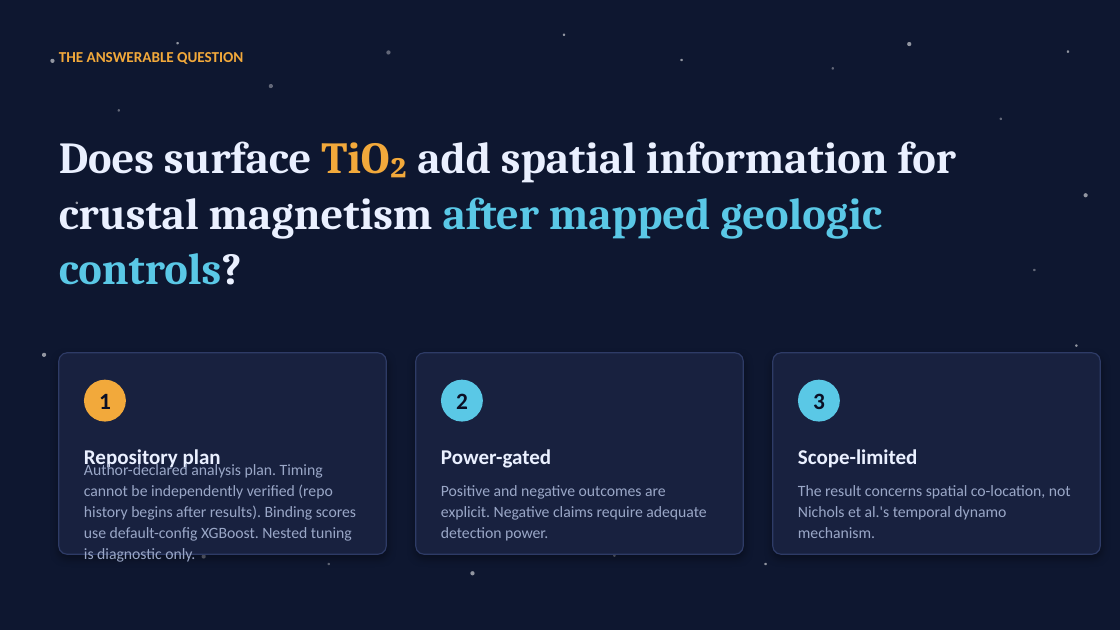
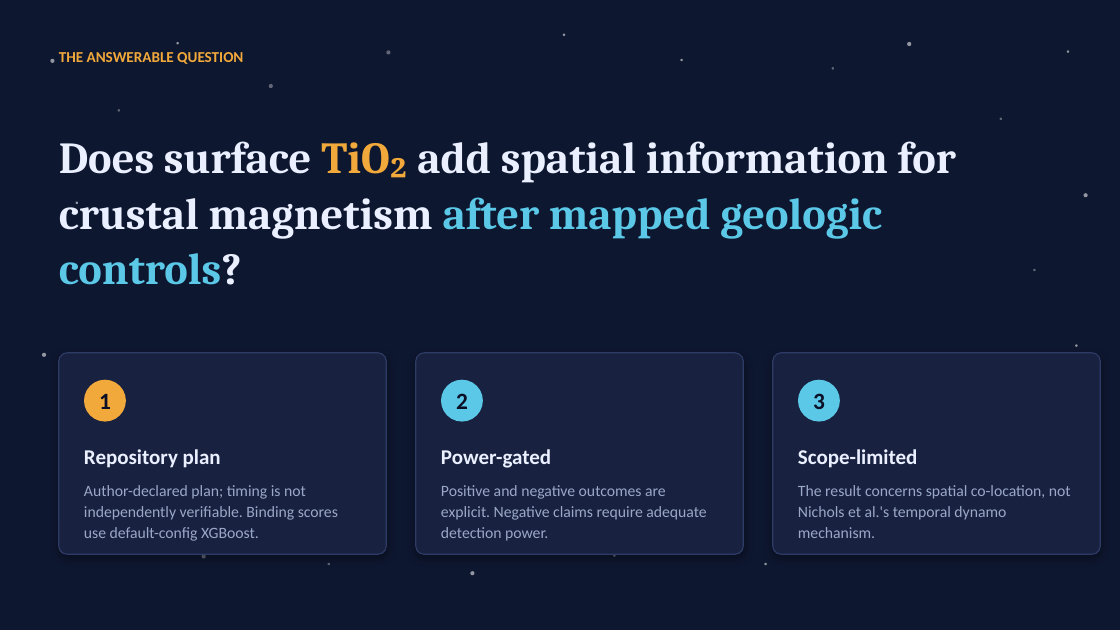
Before and after one commit to lemoon01110/Lunar-Titanium-Magnetism, a slide deck: slide 5 of Paper-and-Pitch/Pitch.pptx. Drawn at 1120x630 pixels with LibreOffice and Linux fonts; fonts in the diff are those of the drawing. Boxes give left, top, right and bottom in pixels: in the first picture for what was removed or moved away, otherwise in the second. Text is boxed around its words. In the diff, an @@ line names an element or a change of style, - is before the commit and + after.

```diff
--- a/Paper-and-Pitch/Pitch.pptx
+++ b/Paper-and-Pitch/Pitch.pptx
@@ text at (84,485,338,541): text changed @@
-Author-declared analysis plan. Timing cannot be independently verified (repo history begins after results). Binding scores use default-config XGBoost. Nested tuning is diagnostic only.
+Author-declared plan; timing is not independently verifiable. Binding scores use default-config XGBoost.
```
Also in this commit, not shown: 6 other slides changed, 1 other file.
